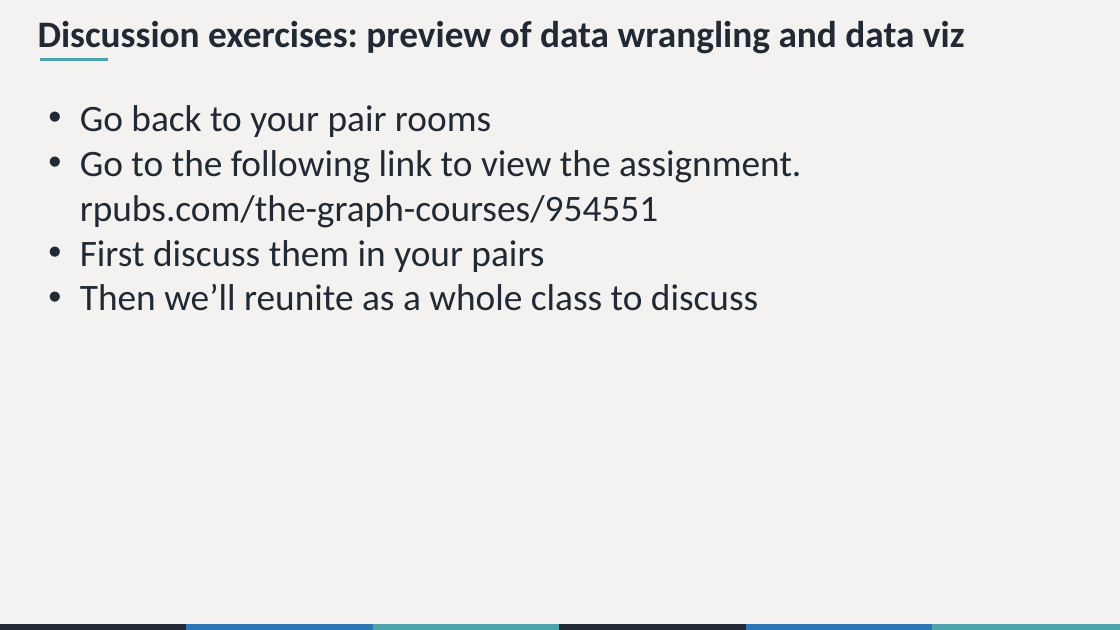
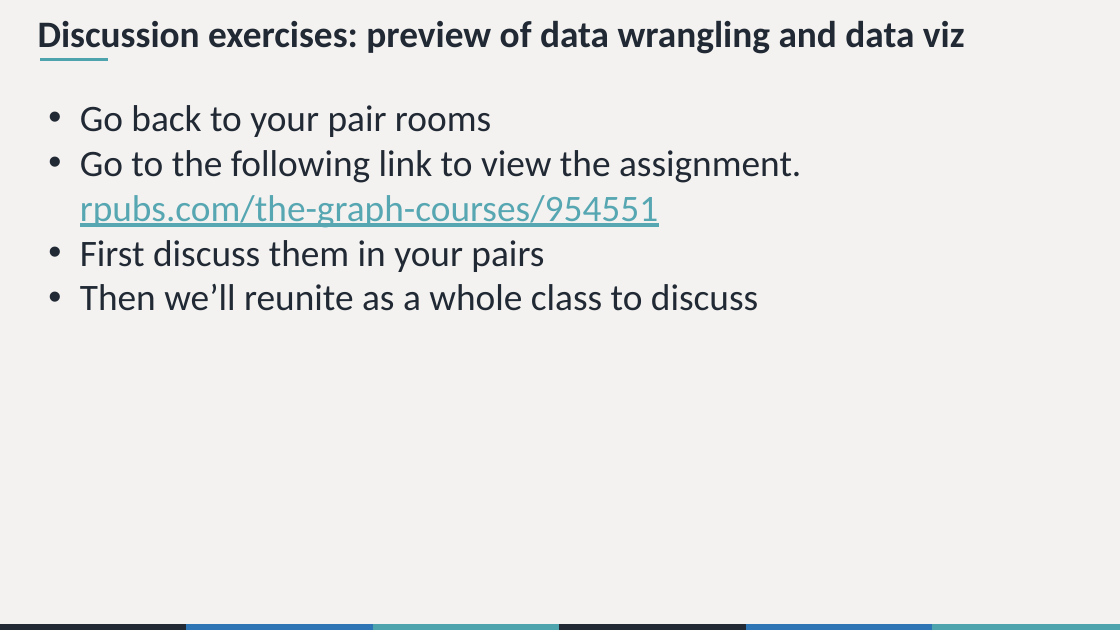
Before and after one commit to the-graph-courses/rbp_cohort_0_materials, a slide deck: slide 26 of week_01/slides/rbp_workshop_01.pptx. Drawn at 1120x630 pixels with LibreOffice and Linux fonts; fonts in the diff are those of the drawing. Boxes give left, top, right and bottom in pixels: in the first picture for what was removed or moved away, otherwise in the second. Text is boxed around its words. In the diff, an @@ line names an element or a change of style, - is before the commit and + after.

```diff
--- a/week_01/slides/rbp_workshop_01.pptx
+++ b/week_01/slides/rbp_workshop_01.pptx
@@ text at bbox=[80, 150, 801, 228]: text colour #202934 to #57A7B3, underline on in "rpubs.com/the-graph-courses/954551" @@
```
Also in this commit, not shown: 1 other slide changed, 3 other files.
